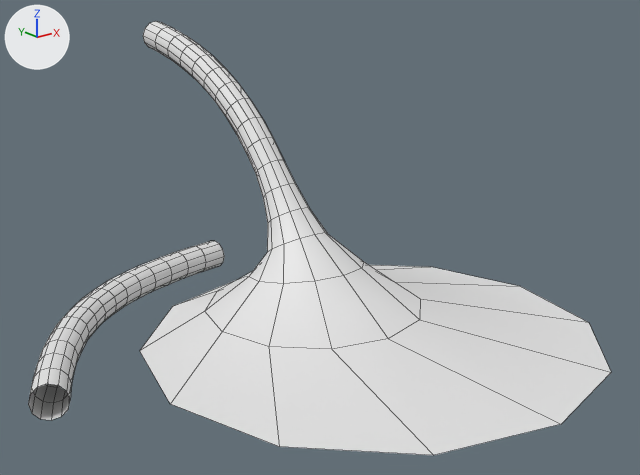
An edit to the FBX model Pipe/WaterGushing/Gushing.fbx, drawn before and after from the same camera.
Camera for both pictures: a 50 mm lens placed at (-1.319, -1.584, 0.862), pointed at (-0.054, -0.003, 0.23). The lights are fixed; the arrows at upper left show +X, +Y and +Z. Mesh edges are drawn as thin lines. Where no turn or scale is listed for an object, it has been applied to the vertices.

The scene before the commit, as lines of its bpy script (objects in view):
```python
me_cylinder_002 = bpy.data.meshes.new('Cylinder.002')
me_cylinder_002.from_pydata(...)  # 204 vertices, 192 faces; spans x -0.56..0.52, y -0.7..0.84, z -0.31..0.37
me_cylinder_003 = bpy.data.meshes.new('Cylinder.003')
me_cylinder_003.from_pydata(...)  # 192 vertices, 180 faces; spans x -0.767..0.059, y 0.012..0.68, z -0.041..0.041
ob_bck = bpy.data.objects.new('BCK', me_cylinder_003)
ob_bck.location = (-0.001, 0.006, 0.0)
ob_water = bpy.data.objects.new('Water', me_cylinder_002)
ob_water.location = (0.012, 0.013, 0.321)
```
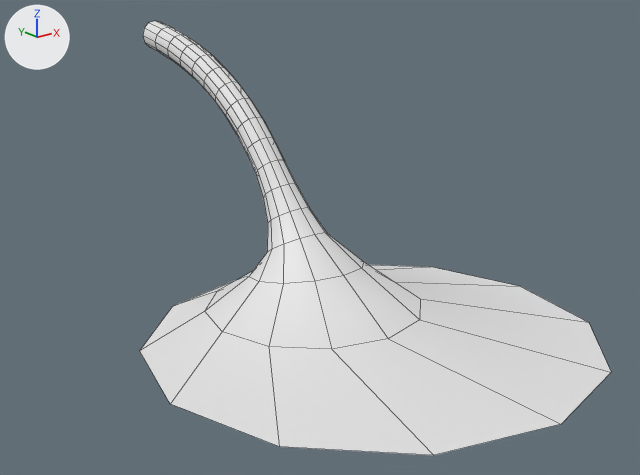
The newer file is also turned or shifted as a whole; pictures and numbers use the older file's frame.

Scene script edits in JSON lines:
```json
{"op": "remove", "block": "ob_bck", "code": ["ob_bck = bpy.data.objects.new('BCK', me_cylinder_003)", "ob_bck.location = (-0.001, 0.006, 0.0)"]}
```

What differs and where, as boxes (x1, y1, x2, y2) in the pictures (640 x 475 px):
```json
{"object": "BCK", "change": "deleted", "before": [28, 241, 224, 420]}
```
